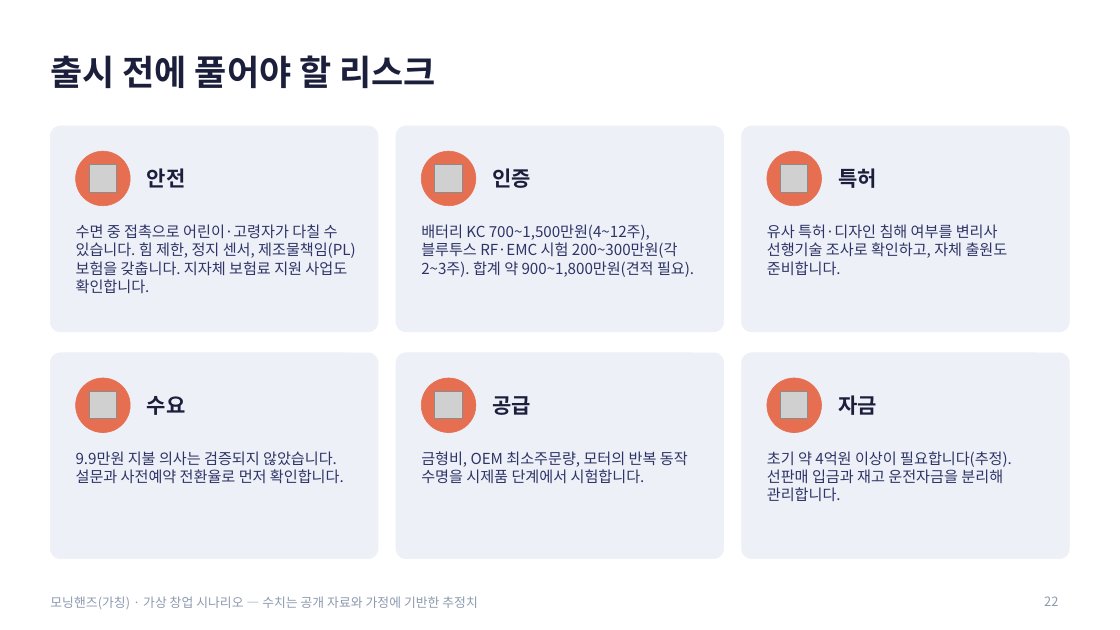
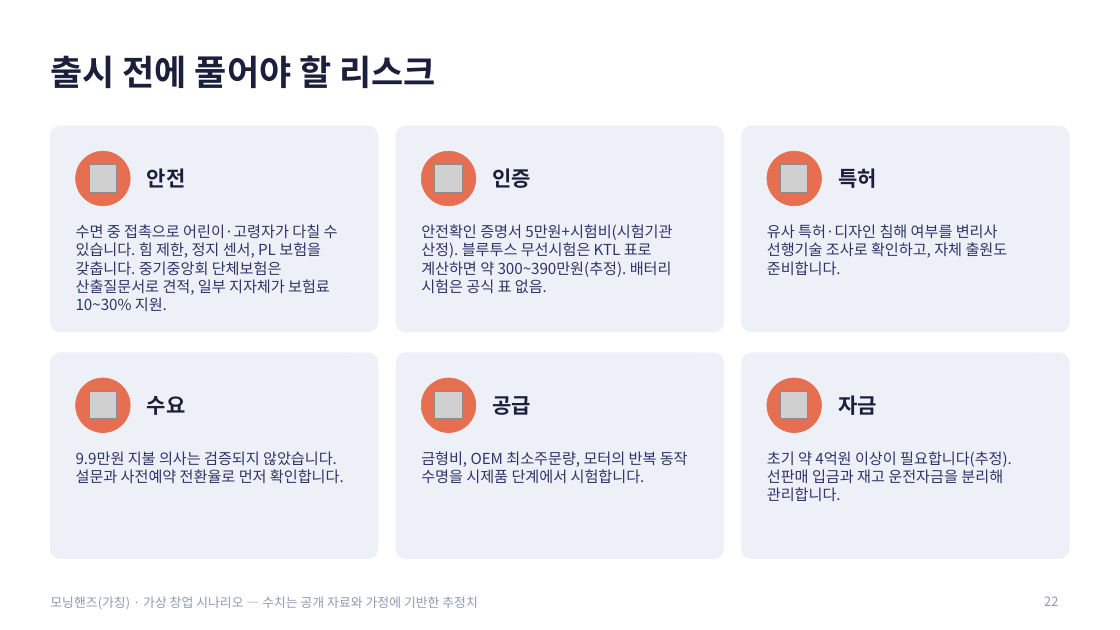
Before and after one commit to g975682-source/-, a slide deck: slide 22 of MorningHands_Business_Analysis.pptx. Drawn at 1120x630 pixels with LibreOffice and Linux fonts; fonts in the diff are those of the drawing; grey boxes stand for pictures. Boxes give left, top, right and bottom in pixels: in the first picture for what was removed or moved away, otherwise in the second. Text is boxed around its words. In the diff, an @@ line names an element or a change of style, - is before the commit and + after.

```diff
--- a/MorningHands_Business_Analysis.pptx
+++ b/MorningHands_Business_Analysis.pptx
@@ text at bbox=[76, 224, 338, 311]: text changed @@
-수면 중 접촉으로 어린이·고령자가 다칠 수 있습니다. 힘 제한, 정지 센서, 제조물책임(PL) 보험을 갖춥니다. 지자체 보험료 지원 사업도 확인합니다.
+수면 중 접촉으로 어린이·고령자가 다칠 수 있습니다. 힘 제한, 정지 센서, PL 보험을 갖춥니다. 중기중앙회 단체보험은 산출질문서로 견적, 일부 지자체가 보험료 10~30% 지원.
@@ text at bbox=[421, 224, 672, 293]: text changed @@
-배터리 KC 700~1,500만원(4~12주), 블루투스 RF·EMC 시험 200~300만원(각 2~3주). 합계 약 900~1,800만원(견적 필요).
+안전확인 증명서 5만원+시험비(시험기관 산정). 블루투스 무선시험은 KTL 표로 계산하면 약 300~390만원(추정). 배터리 시험은 공식 표 없음.
```
Also in this commit, not shown: 5 other slides changed, 2 other files.
